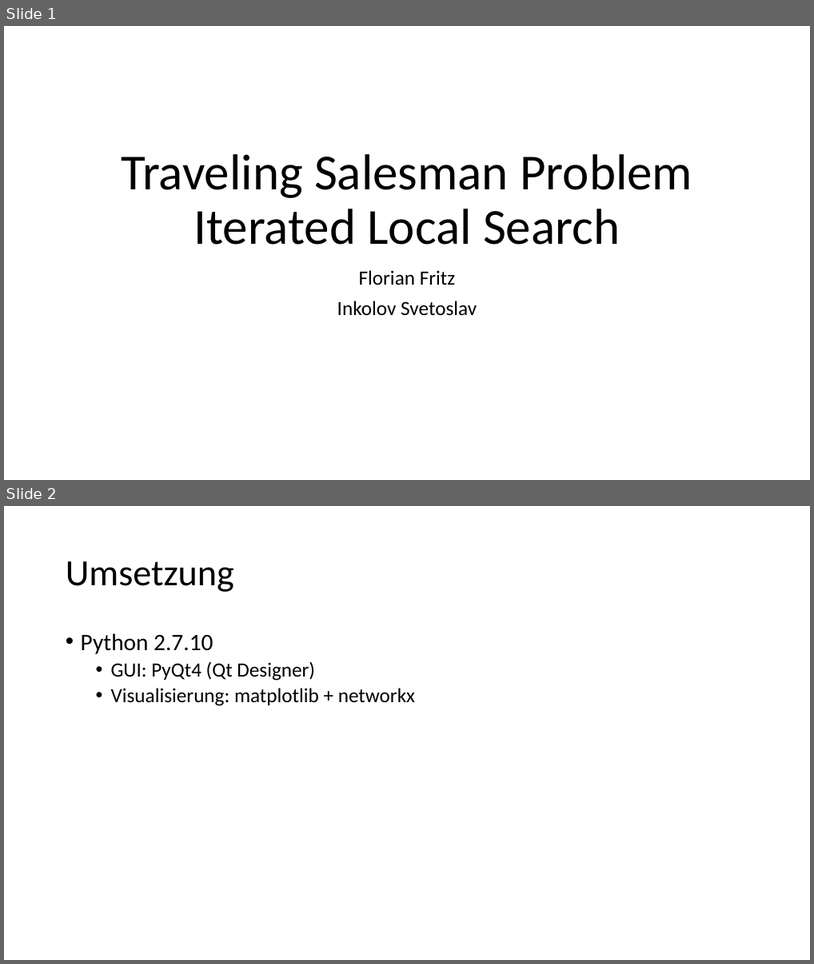
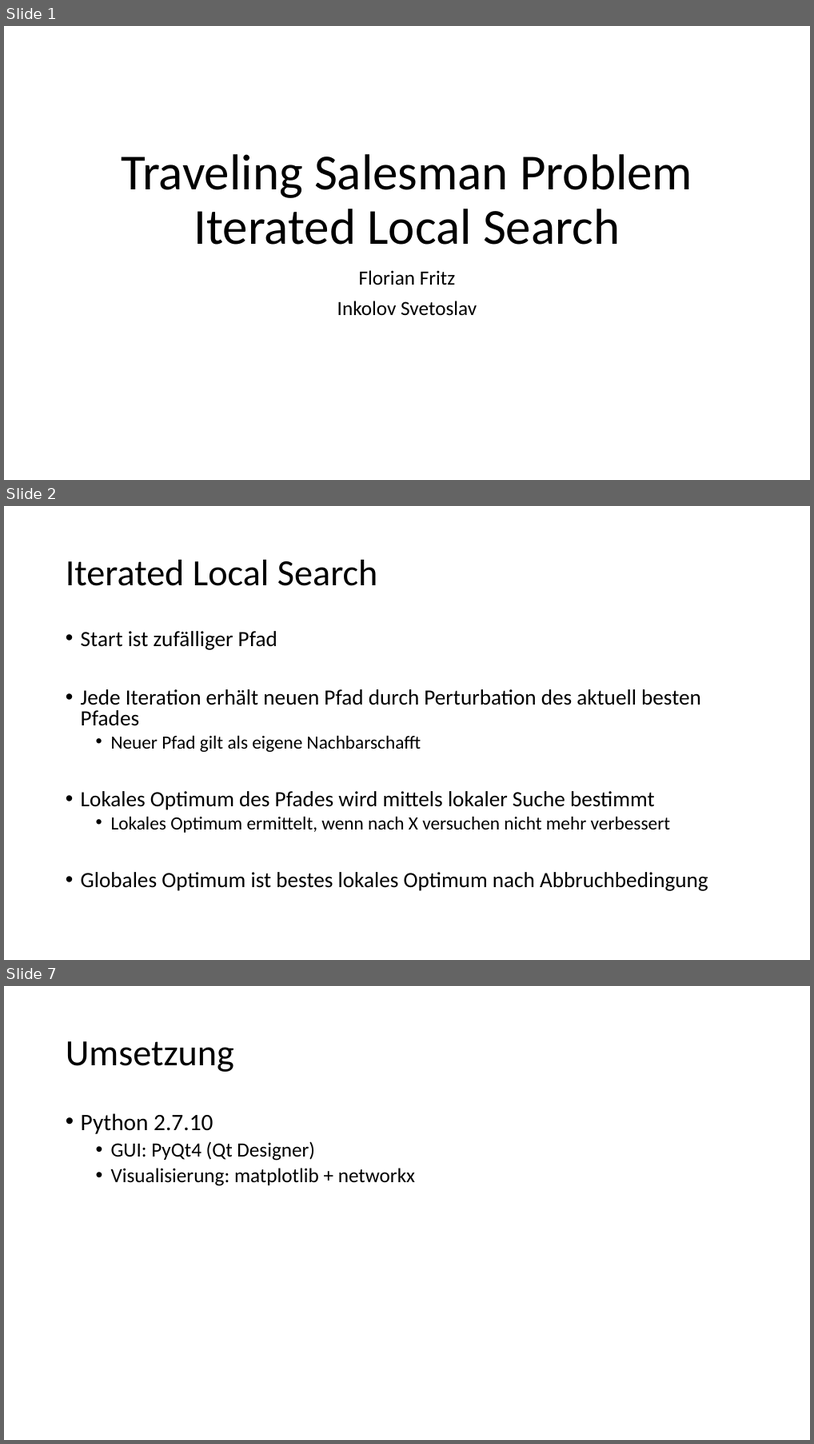
Before and after one commit to fritziF/Python-TSP-Heuristic, a slide deck: doc/Fritz_Svetoslav_TSP.pptx. Shown one above the other, each under a label of ours: slides 1 and 2 before the commit, slides 1, 2 and 7 after it; the slides between them are not shown. The pictures are 814x964 and 814x1444 pixels, drawn with LibreOffice and Linux fonts; fonts in the diff are those of the drawing. Boxes give left, top, right and bottom in pixels: in the first picture for what was removed or moved away, otherwise in the second. Text is boxed around its words. In the diff, an @@ line names an element or a change of style, - is before the commit and + after.

```diff
--- a/doc/Fritz_Svetoslav_TSP.pptx
+++ b/doc/Fritz_Svetoslav_TSP.pptx
@@ slide 2 added at [4,506,810,960], background #FFFFFF @@
@@ title added at [66,560,378,586], 44 pt, text #000000 @@
+Iterated Local Search
@@ text added at [81,631,709,891], 25.9 pt, text #000000 @@
+• Start ist zufälliger Pfad
+• Jede Iteration erhält neuen Pfad durch Perturbation des aktuell besten Pfades
+  • Neuer Pfad gilt als eigene Nachbarschafft
+• Lokales Optimum des Pfades wird mittels lokaler Suche bestimmt
+  • Lokales Optimum ermittelt, wenn nach X versuchen nicht mehr verbessert
+• Globales Optimum ist bestes lokales Optimum nach Abbruchbedingung
@@ what was slide 2 is now slide 7 @@
```
Also in this commit, not shown: 4 slides changed, 2 other slides added, 1 slide removed.
